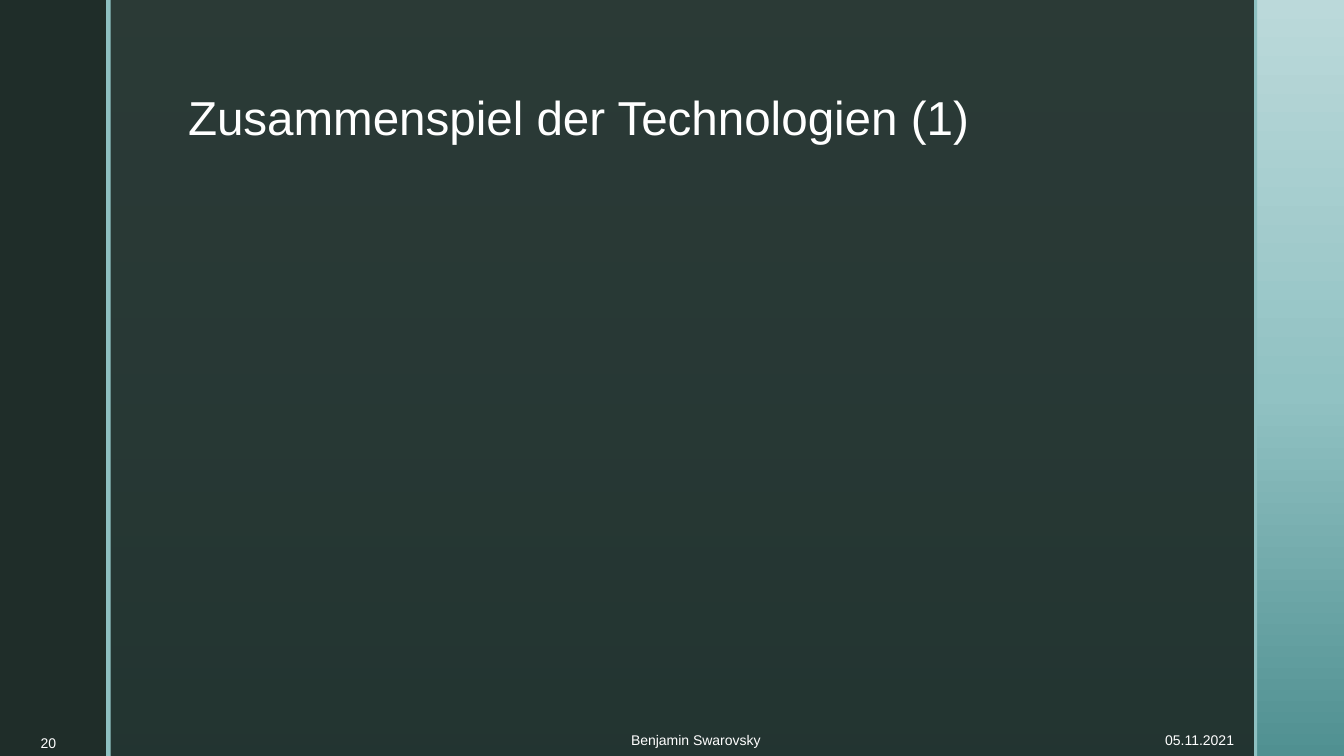
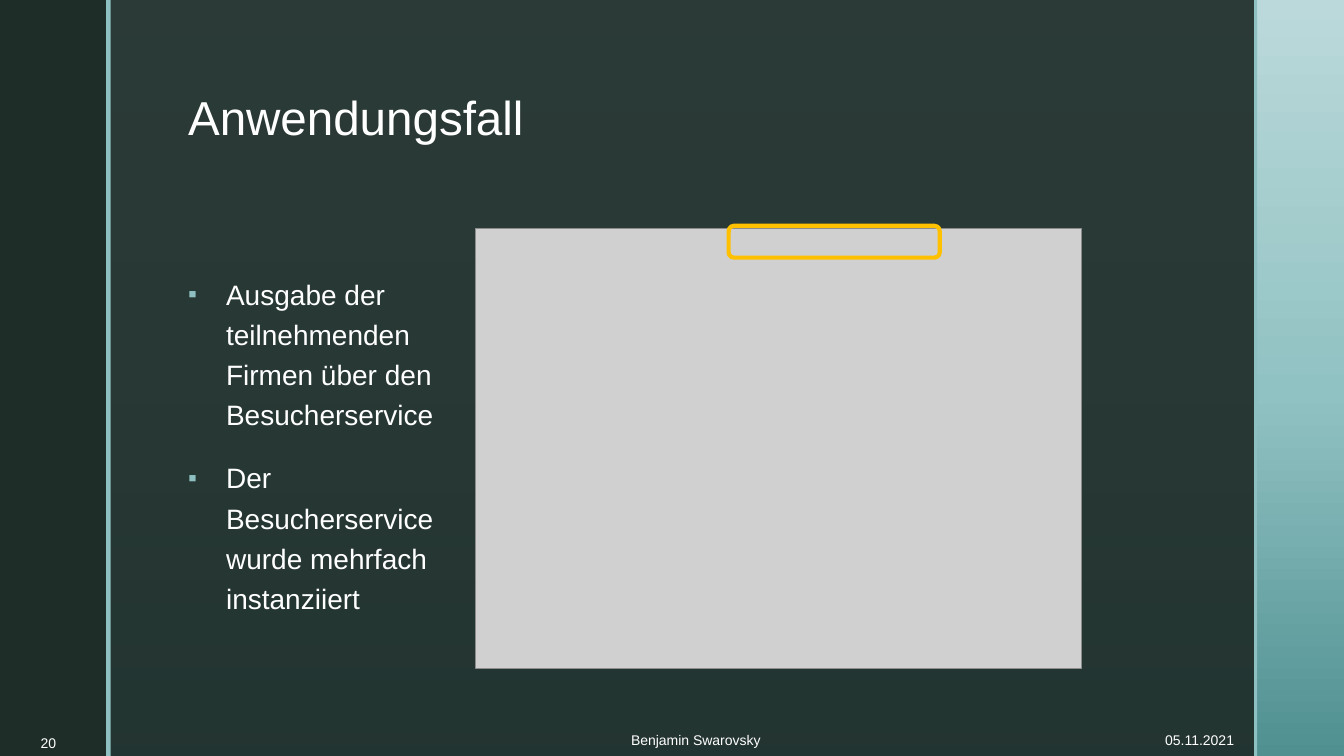
Before and after one commit to BenjaminS01/Abschluss, a slide deck: slide 20 of Vortrag.pptx. Drawn at 1344x756 pixels with LibreOffice and Linux fonts; fonts in the diff are those of the drawing; grey boxes stand for pictures; background and template pictures are left out. Boxes give left, top, right and bottom in pixels: in the first picture for what was removed or moved away, otherwise in the second. Text is boxed around its words. In the diff, an @@ line names an element or a change of style, - is before the commit and + after.

```diff
--- a/Vortrag.pptx
+++ b/Vortrag.pptx
@@ title at [188,100,523,144]: text changed @@
-Zusammenspiel der Technologien (1)
+Anwendungsfall
@@ picture added at [476,229,1082,669] @@
@@ rounded rectangle added at [729,226,940,258], outline #FFC000 3 pt @@
@@ text added at [226,284,433,610], 20 pt, text #FFFFFF @@
+▪ Ausgabe der teilnehmenden Firmen über den Besucherservice
+▪ Der Besucherservice wurde mehrfach instanziiert
```
Also in this commit, not shown: 3 other slides changed, 1 other file.
